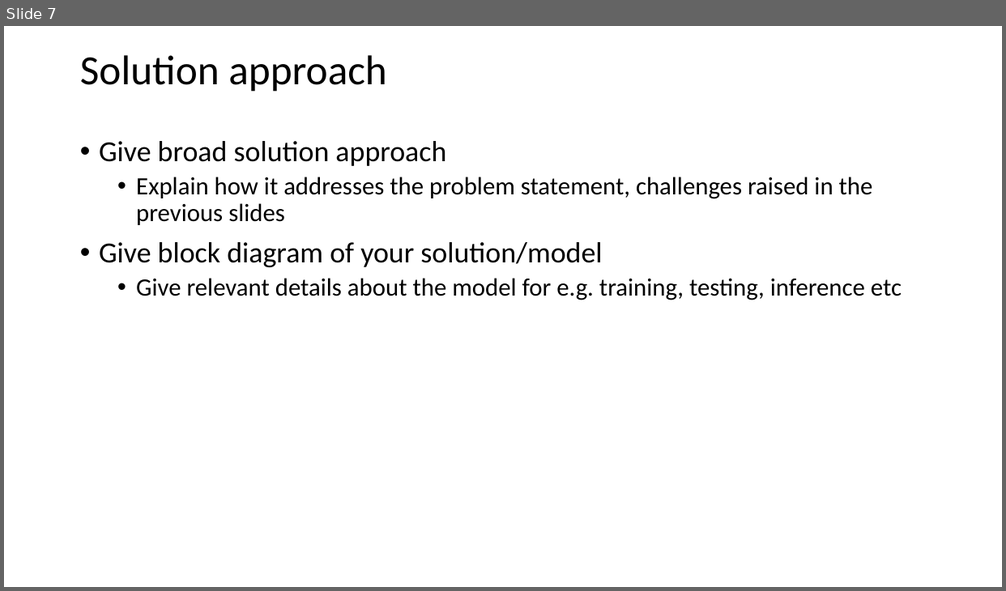
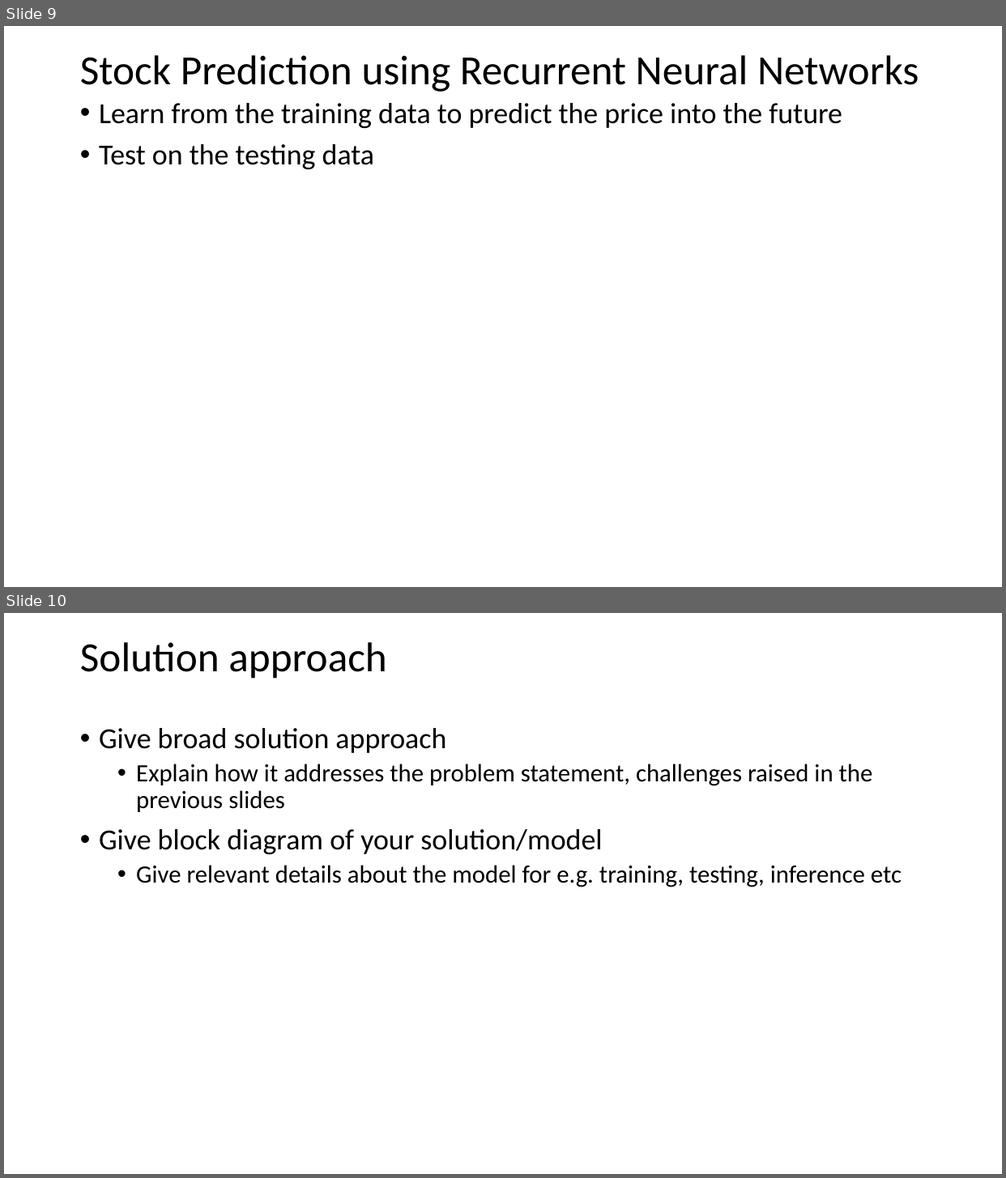
Before and after one commit to gowthamkuntumalla/ECE498_Final_Project, a slide deck: Docs/Final_Presentation_Template.pptx. Shown one above the other, each under a label of ours: slide 7 before the commit, slides 9 and 10 after it. The pictures are 1006x591 and 1006x1178 pixels, drawn with LibreOffice and Linux fonts; fonts in the diff are those of the drawing. Boxes give left, top, right and bottom in pixels: in the first picture for what was removed or moved away, otherwise in the second. Text is boxed around its words. In the diff, an @@ line names an element or a change of style, - is before the commit and + after.

```diff
--- a/Docs/Final_Presentation_Template.pptx
+++ b/Docs/Final_Presentation_Template.pptx
@@ slide 9 added at (4,26,1002,587), background #FFFFFF @@
@@ title added at (80,55,918,92), 40 pt, text #000000 @@
+Stock Prediction using Recurrent Neural Networks
@@ text added at (99,103,842,169), 28 pt, text #000000 @@
+• Learn from the training data to predict the price into the future
+• Test on the testing data
@@ what was slide 7 is now slide 10 @@
```
Also in this commit, not shown: 3 slides changed, 2 other slides added, 1 other file.
